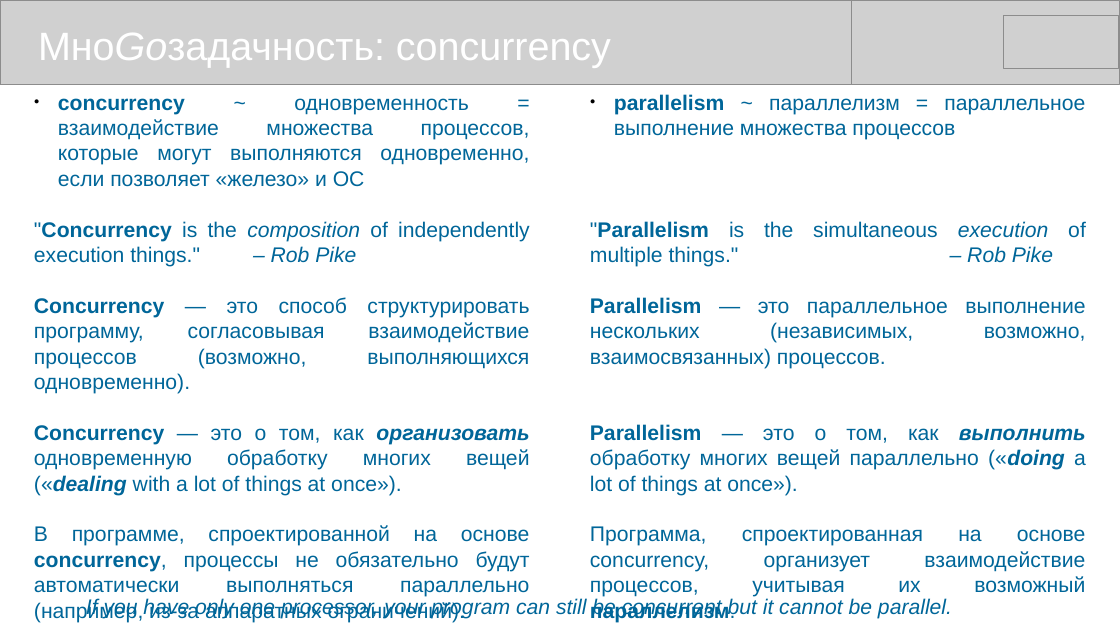
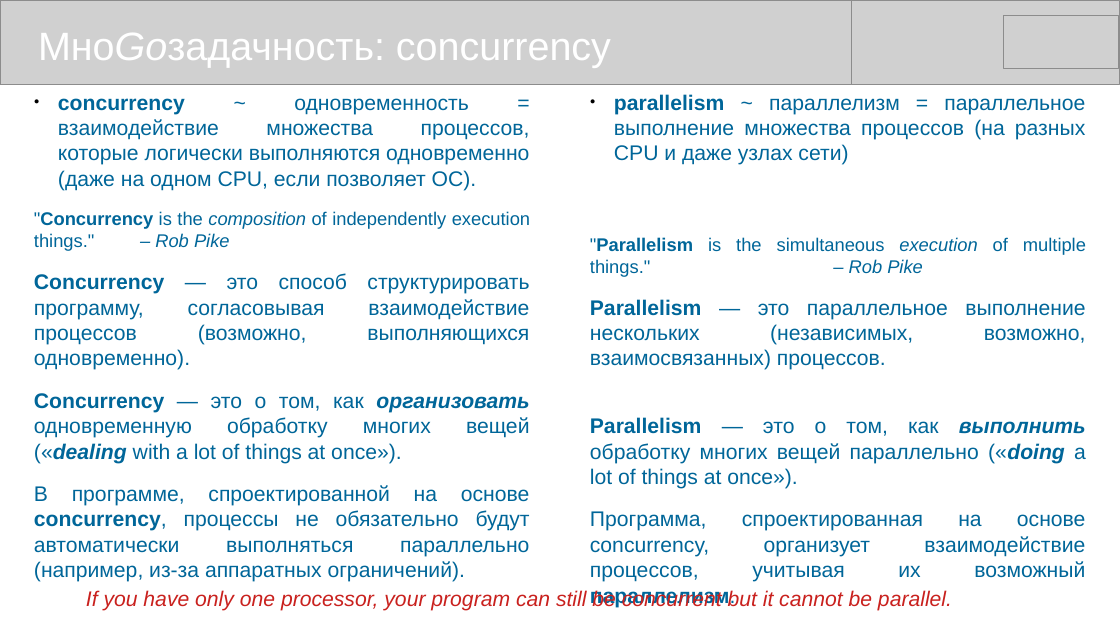
Before and after one commit to mike-shock/Go_language, a slide deck: slide 58 of review/Go_Review.odp. Drawn at 1120x630 pixels with LibreOffice and Linux fonts; fonts in the diff are those of the drawing; grey boxes stand for pictures. Boxes give left, top, right and bottom in pixels: in the first picture for what was removed or moved away, otherwise in the second. Text is boxed around its words. In the diff, an @@ line names an element or a change of style, - is before the commit and + after.

```diff
--- a/review/Go_Review.odp
+++ b/review/Go_Review.odp
@@ text at (x1=58, y1=98, x2=530, y2=191): text changed @@
-● concurrency ~ одновременность = взаимодействие множества процессов, которые могут выполняются одновременно, если позволяет «железо» и ОС
+● concurrency ~ одновременность = взаимодействие множества процессов, которые логически выполняются одновременно (даже на одном CPU, если позволяет ОС).
@@ text at (x1=614, y1=94, x2=1085, y2=165): text changed @@
-● parallelism ~ параллелизм = параллельное выполнение множества процессов
+● parallelism ~ параллелизм = параллельное выполнение множества процессов (на разных CPU и даже узлах сети)
@@ text at (x1=34, y1=211, x2=530, y2=251): size 15 to 13 pt in ""Concurrency is the composition of independently execution ..." @@
@@ text at (x1=590, y1=237, x2=1086, y2=277): size 15 to 13 pt in ""Parallelism is the simultaneous execution of multiple ..." @@
@@ text "If you have only one ..." moved from (x1=86, y1=597, x2=952, y2=619) to (x1=86, y1=589, x2=952, y2=611) @@
@@ text "If you have only one ..." at (x1=86, y1=589, x2=952, y2=611): text colour #006699 to #C9211E @@
```
Also in this commit, not shown: 1 other file.
